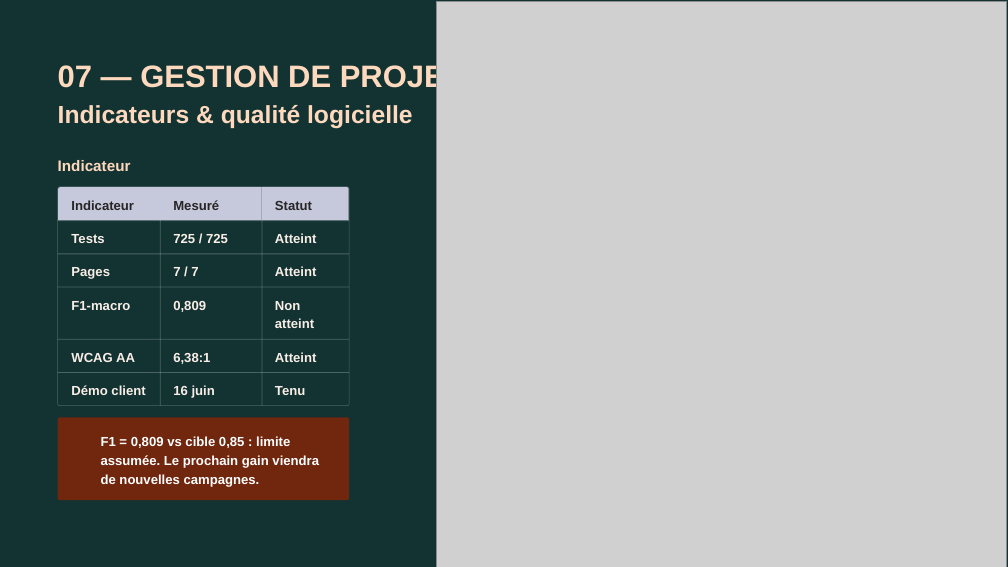
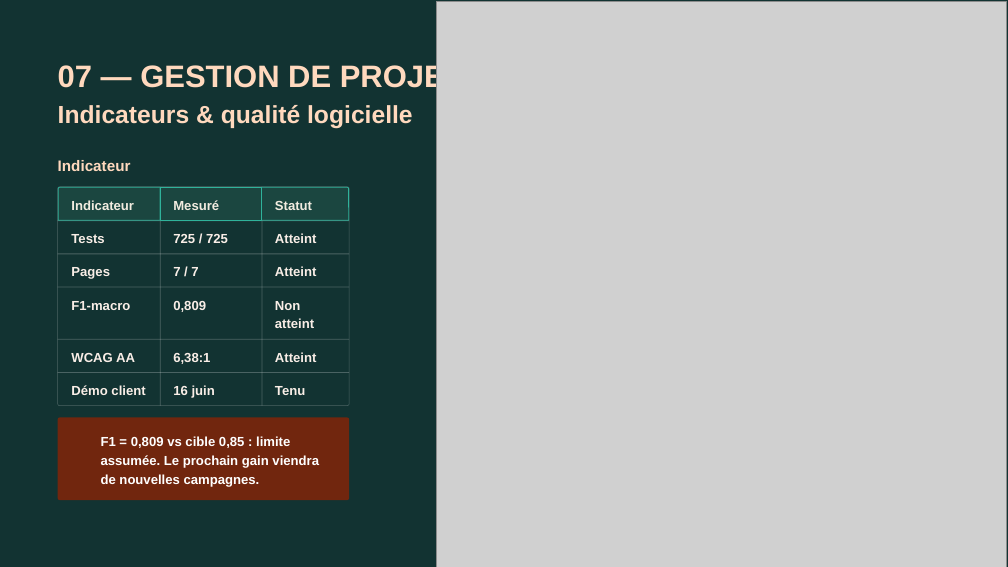
Before and after one commit to wilfried-mbeumi/rondol-process-supervision-demo, a slide deck: slide 27 of reports/soutenance/MBEUMI_Wilfried_PREZ_corrige.pptx. Drawn at 1008x567 pixels with LibreOffice and Linux fonts; fonts in the diff are those of the drawing; grey boxes stand for pictures; background and template pictures are left out. Boxes give left, top, right and bottom in pixels: in the first picture for what was removed or moved away, otherwise in the second. Text is boxed around its words. In the diff, an @@ line names an element or a change of style, - is before the commit and + after.

```diff
--- a/reports/soutenance/MBEUMI_Wilfried_PREZ_corrige.pptx
+++ b/reports/soutenance/MBEUMI_Wilfried_PREZ_corrige.pptx
@@ fill #C6C9DC to #1B4640; outline none to #2FB39B 0.75 pt in 3 elements at bbox=[58, 188, 160, 221], bbox=[160, 188, 261, 221], bbox=[262, 188, 349, 221] @@
@@ text colour #272525 to #F2ECE0 in 3 elements at bbox=[71, 200, 134, 210], bbox=[173, 200, 219, 210], bbox=[275, 201, 312, 210] @@
```
Also in this commit, not shown: 5 other slides changed, 6 other files.
